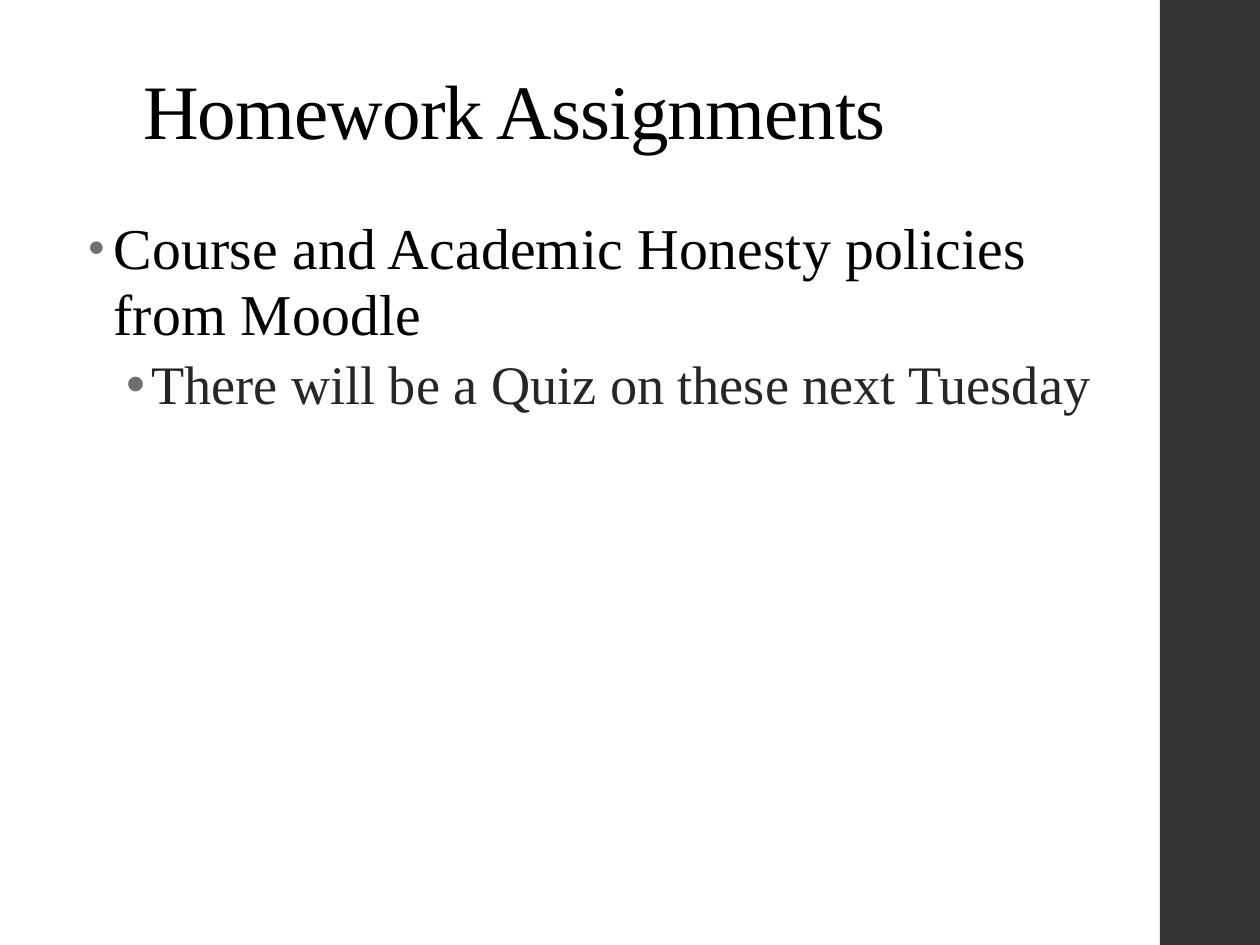
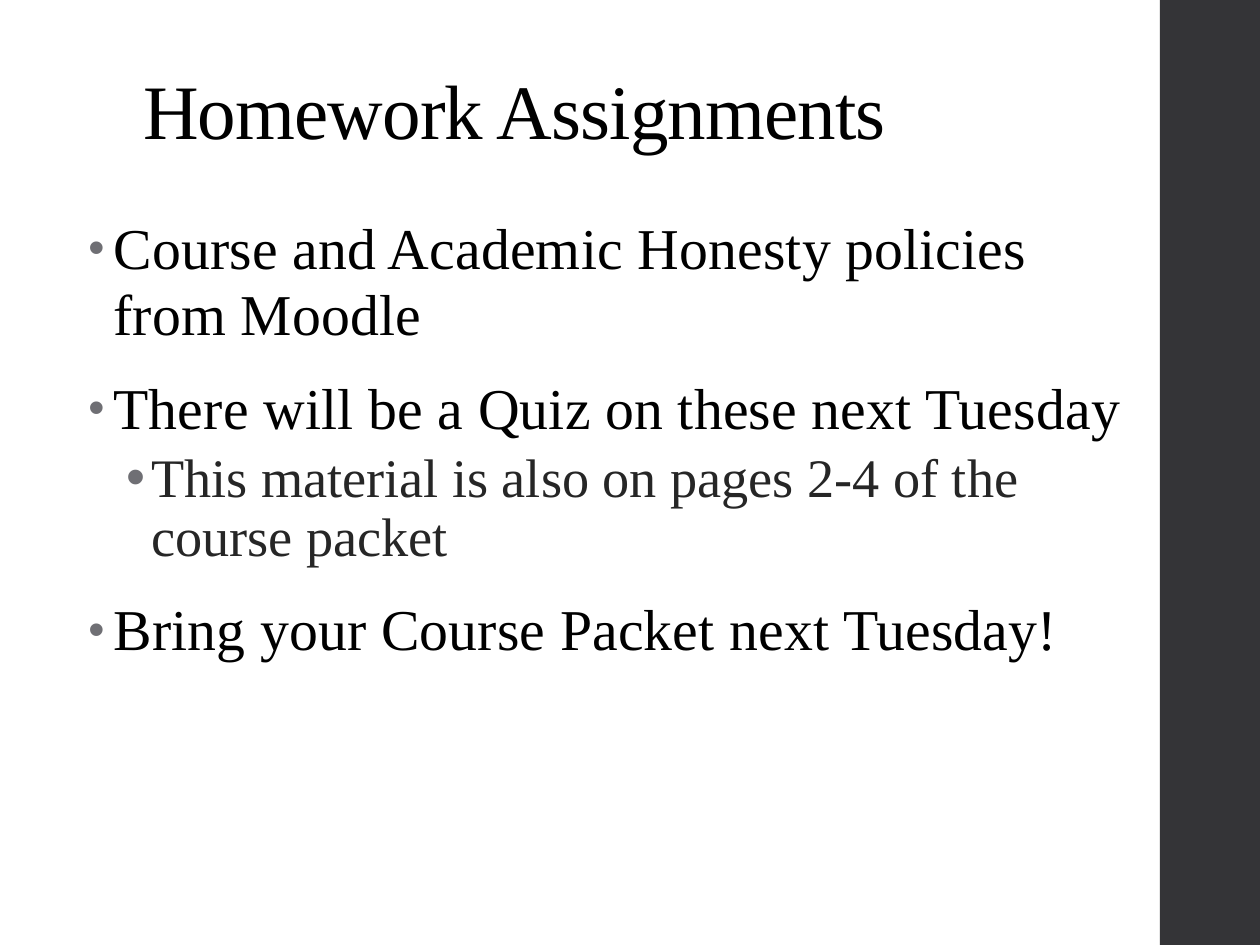
Before and after one commit to psadil/psych241, a slide deck: slide 11 of slides/lab1_21jan2016/lab1_21jan2016.pptx (slide 8 before the commit). Drawn at 1260x945 pixels with LibreOffice and Linux fonts; fonts in the diff are those of the drawing. Boxes give left, top, right and bottom in pixels: in the first picture for what was removed or moved away, otherwise in the second. Text is boxed around its words. In the diff, an @@ line names an element or a change of style, - is before the commit and + after.

```diff
--- a/slides/lab1_21jan2016/lab1_21jan2016.pptx
+++ b/slides/lab1_21jan2016/lab1_21jan2016.pptx
@@ text at (x1=113, y1=389, x2=1120, y2=440): size 31 to 33 pt, text colour #262626 to #000000, letter spacing 0 to 0.1 pt in "There will be a Quiz on these ..."; list level 2 to 1 in "There will be a Quiz ..."; line spacing 0.9 to 0.95 @@
@@ text at (x1=113, y1=459, x2=1057, y2=661): paragraphs added @@
+  • This material is also on pages 2-4 of the course packet
+• Bring your Course Packet next Tuesday!
```
Also in this commit, not shown: 4 other slides changed, 5 slides added, 1 slide removed.
